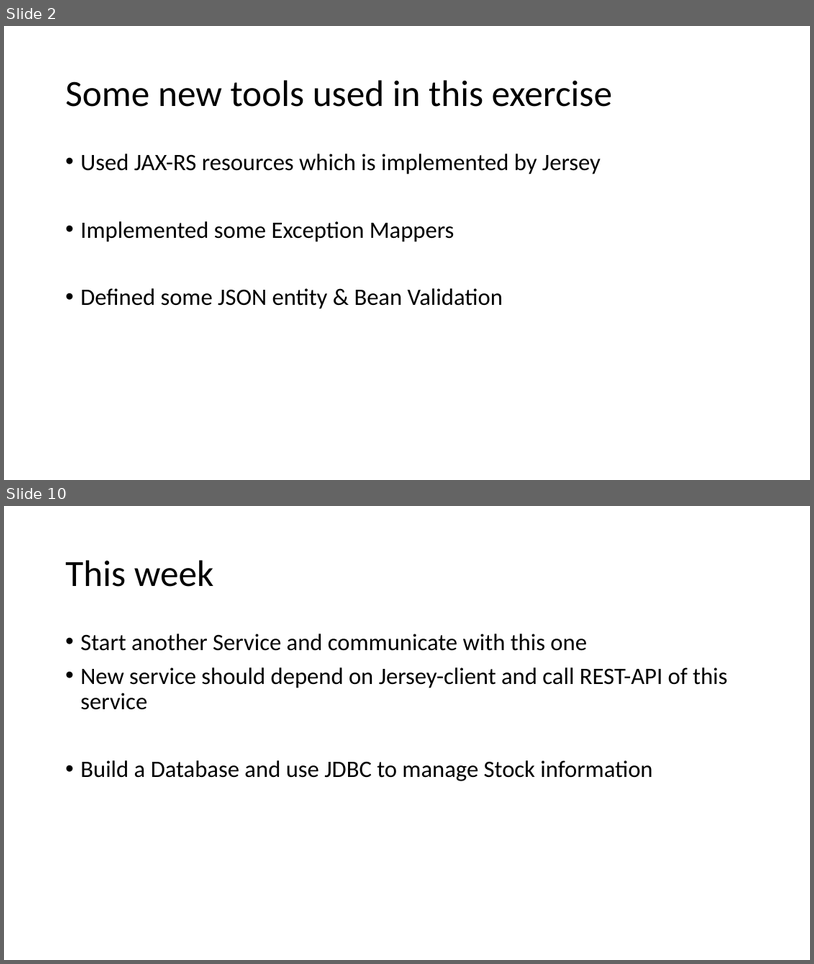
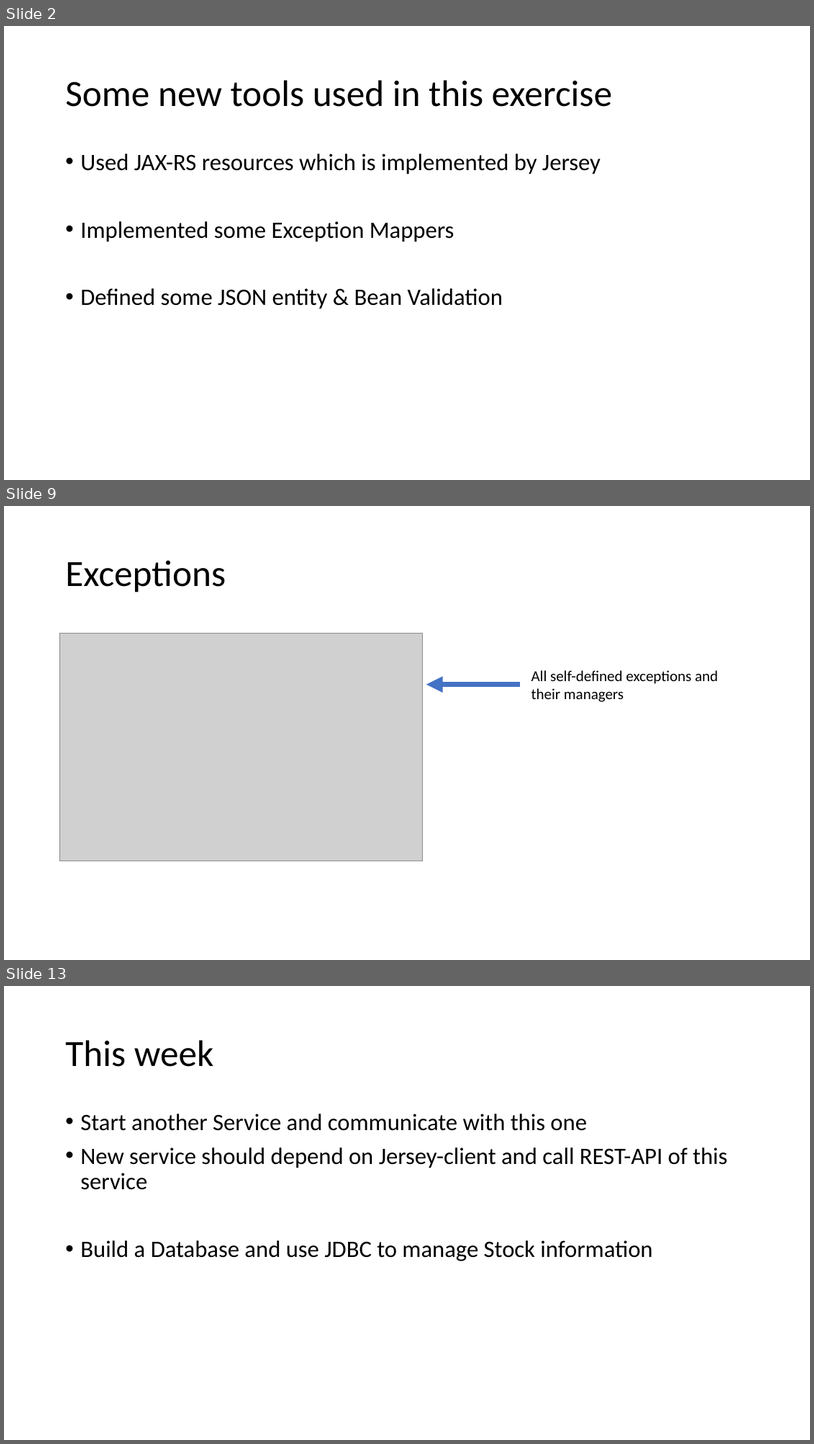
Before and after one commit to lxhq/StockExercise2, a slide deck: Demo_Week2.pptx. Shown one above the other, each under a label of ours: slides 2 and 10 before the commit, slides 2, 9 and 13 after it; the slides between them are not shown. The pictures are 814x964 and 814x1444 pixels, drawn with LibreOffice and Linux fonts; fonts in the diff are those of the drawing; grey boxes stand for pictures. Boxes give left, top, right and bottom in pixels: in the first picture for what was removed or moved away, otherwise in the second. Text is boxed around its words. In the diff, an @@ line names an element or a change of style, - is before the commit and + after.

```diff
--- a/Demo_Week2.pptx
+++ b/Demo_Week2.pptx
@@ slide 9 added at box(4, 506, 810, 960), background #FFFFFF @@
@@ title added at box(65, 560, 226, 592), 44 pt, text #000000 @@
+Exceptions
@@ picture added at box(59, 633, 422, 860) @@
@@ text added at box(532, 670, 718, 702), 18 pt, text #000000 @@
+All self-defined exceptions and their managers
@@ arrow added from (520, 685) to (427, 685), #4472C4 6.5 pt @@
@@ what was slide 10 is now slide 13 @@
```
Also in this commit, not shown: 7 slides changed, 2 other slides added, 1 other file.
